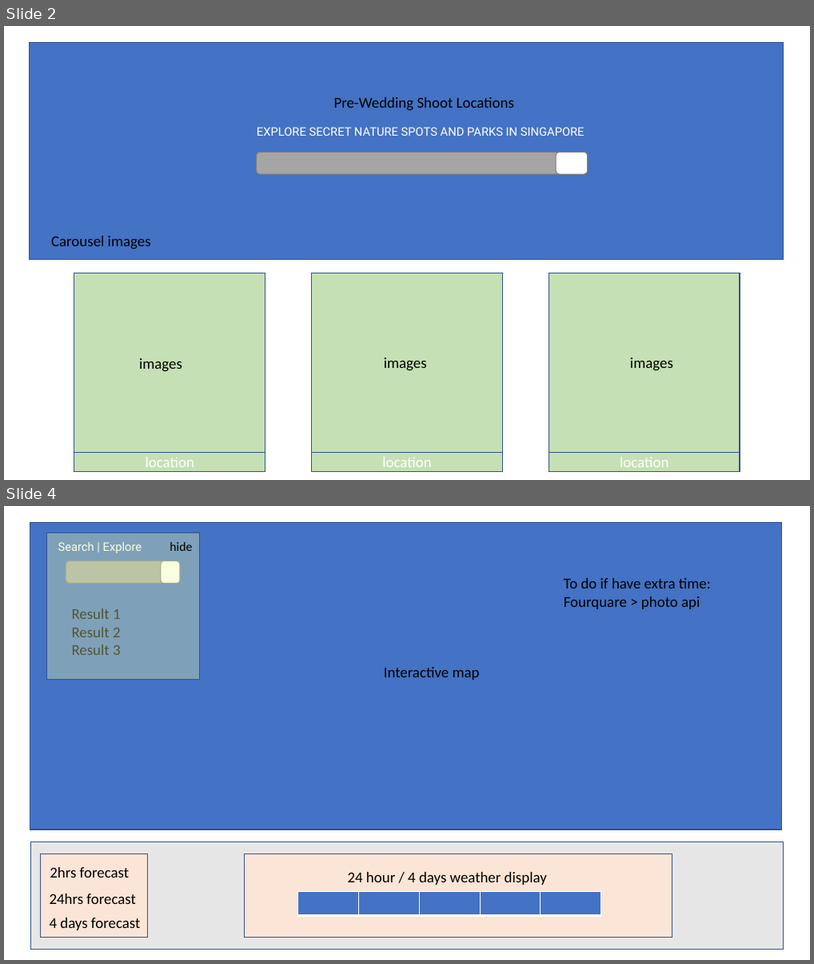
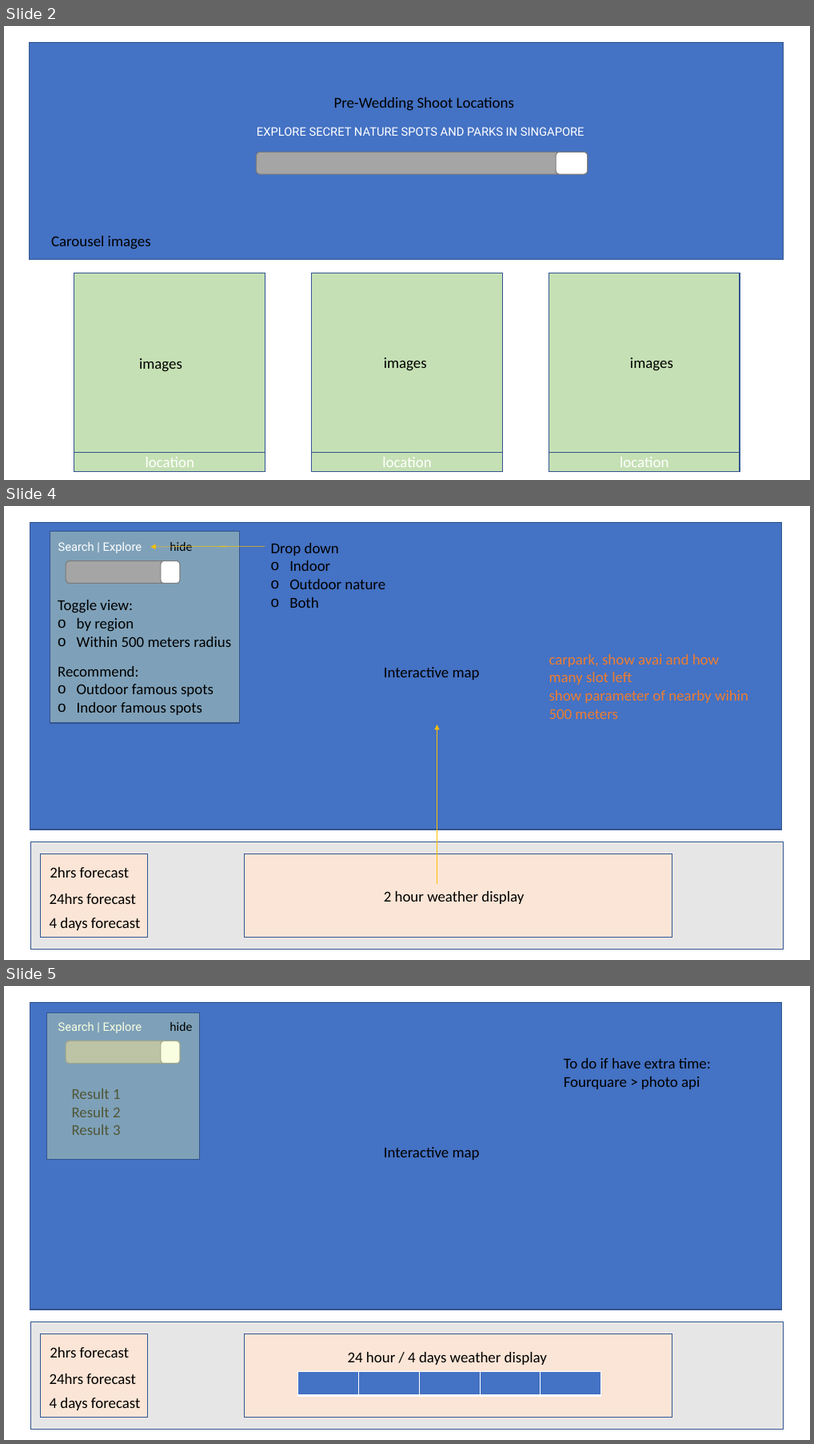
Before and after one commit to annette-p/pre-wedding-photoshoot-locations, a slide deck: wireframe.pptx. Shown one above the other, each under a label of ours: slides 2 and 4 before the commit, slides 2, 4 and 5 after it; the slides between them are not shown. The pictures are 814x964 and 814x1444 pixels, drawn with LibreOffice and Linux fonts; fonts in the diff are those of the drawing. Boxes give left, top, right and bottom in pixels: in the first picture for what was removed or moved away, otherwise in the second. Text is boxed around its words. In the diff, an @@ line names an element or a change of style, - is before the commit and + after.

Commit message:
four square places API search impletation, with markers and display name

```diff
--- a/wireframe.pptx
+++ b/wireframe.pptx
@@ slide 4 added at [4, 506, 810, 960], background #FFFFFF @@
@@ rectangle added at [30, 522, 782, 829], fill #4472C4, outline #325491 1 pt @@
@@ rectangle added at [50, 532, 240, 723], fill #EEFDA5 at 34% opacity, outline #325491 1 pt @@
@@ text added at [58, 542, 142, 553], 14 pt, text #FFFFFF @@
+Search | Explore
@@ arrow added from (265, 547) to (151, 547), #FFC000 0.5 pt @@
@@ text added at [170, 542, 192, 551], 15 pt, text #000000 @@
+hide
@@ text added at [271, 543, 386, 608], 18 pt, text #000000 @@
+Drop down
+o Indoor
+o Outdoor nature
+o Both
@@ rounded rectangle added at [66, 561, 180, 584], fill #A5A5A5, outline #7A7A7A 1 pt @@
@@ rounded rectangle added at [161, 561, 180, 584], fill #FFFFFF, outline #7A7A7A 1 pt @@
@@ text added at [58, 600, 231, 647], 18 pt, text #000000 @@
+Toggle view:
+o by region
+o Within 500 meters radius
@@ text added at [58, 666, 214, 715], 18 pt, text #000000 @@
+Recommend:
+o Outdoor famous spots
+o Indoor famous spots
@@ text added at [384, 667, 480, 680], 18 pt, text #000000 @@
+Interactive map
@@ text added at [550, 654, 749, 719], 18 pt, text #ED7D31 @@
+carpark, show avai and how many slot left
+show parameter of nearby wihin 500 meters
@@ arrow added from (437, 884) to (437, 724), #FFC000 0.5 pt @@
@@ rectangle added at [31, 842, 784, 949], fill #E7E6E6, outline #325491 1 pt @@
@@ rectangle added at [40, 853, 148, 936], fill #FBE5D6, outline #325491 1 pt @@
@@ rectangle added at [245, 853, 673, 936], fill #FBE5D6, outline #325491 1 pt @@
@@ text added at [50, 867, 129, 877], 18 pt, text #000000 @@
+2hrs forecast
@@ text added at [50, 893, 135, 904], 18 pt, text #000000 @@
+24hrs forecast
@@ text added at [384, 891, 524, 904], 18 pt, text #000000 @@
+2 hour weather display
@@ text added at [50, 917, 140, 930], 18 pt, text #000000 @@
+4 days forecast
@@ what was slide 4 is now slide 5 @@
```
Also in this commit, not shown: 3 slides changed, 6 other files.
